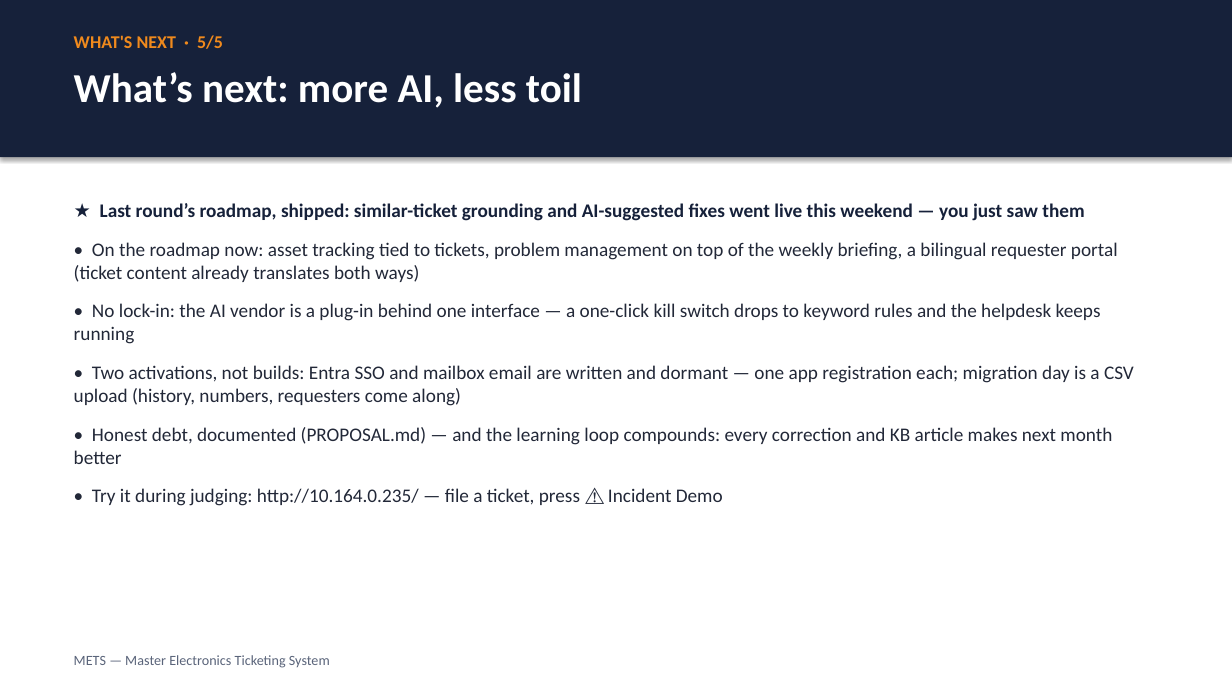
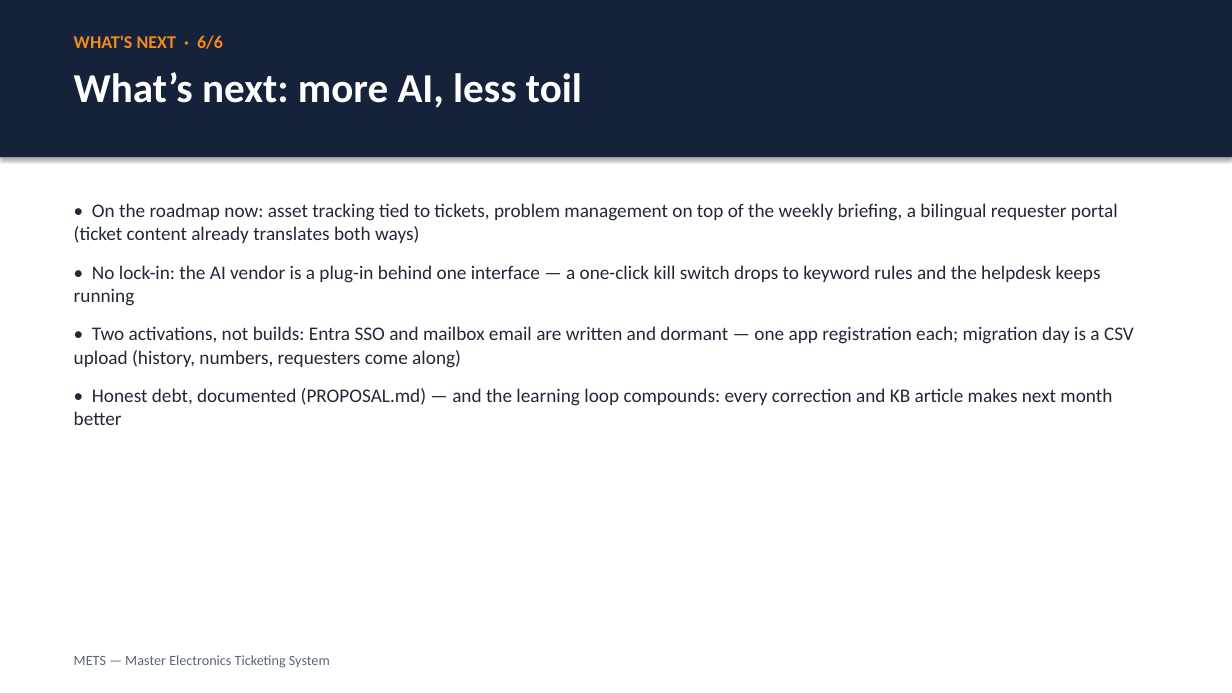
Before and after one commit to justin-rh/mets, a slide deck: slide 6 of docs/DECK.pptx (slide 5 before the commit). Drawn at 1232x693 pixels with LibreOffice and Linux fonts; fonts in the diff are those of the drawing. Boxes give left, top, right and bottom in pixels: in the first picture for what was removed or moved away, otherwise in the second. Text is boxed around its words. In the diff, an @@ line names an element or a change of style, - is before the commit and + after.

```diff
--- a/docs/DECK.pptx
+++ b/docs/DECK.pptx
@@ text at (74, 35, 223, 49): text changed @@
-WHAT'S NEXT · 5/5
+WHAT'S NEXT · 6/6
@@ text at (100, 203, 1084, 221): paragraph removed @@
-★ Last round’s roadmap, shipped: similar-ticket grounding and AI-suggested fixes went live this weekend — you just saw them
@@ text at (92, 488, 723, 506): paragraph removed @@
-• Try it during judging: http://10.164.0.235/ — file a ticket, press ⚠️ Incident Demo
```
Also in this commit, not shown: 4 other slides changed, 1 slide added, 1 other file.
